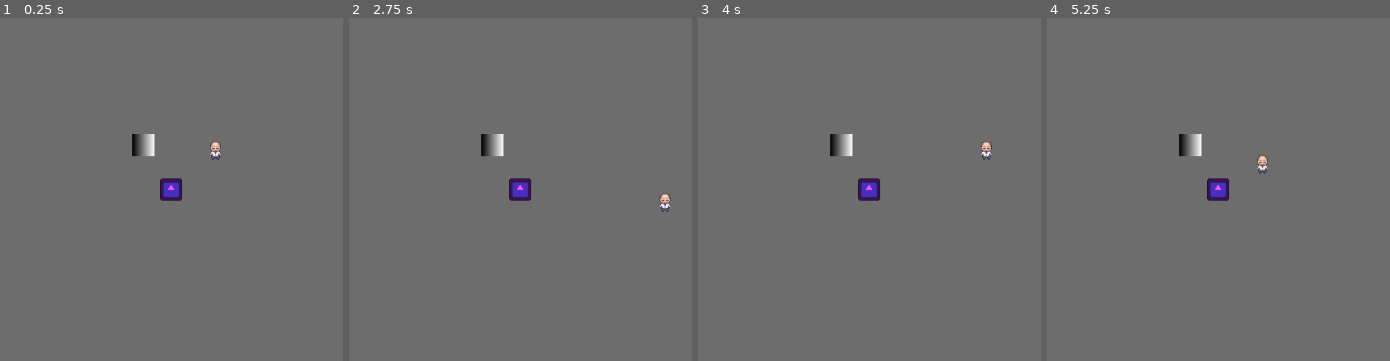
Above: before the commit, frames 1-4 (left to right).
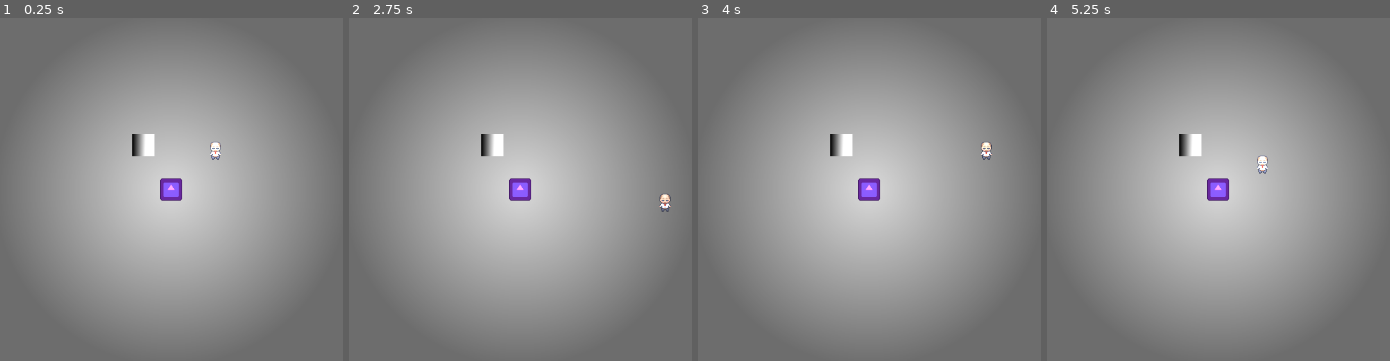
Above: after the commit, the same moments.

Repository: ChrisFlanTheMan/Busy-Work
Game: Godot game, scene res://main.tscn
Two runs of this game, one before a commit and one after it. Both use one fixed random seed, a clock stepped at 60 frames per second and the inputs below. The engine's default icon, where the game draws it, is replaced by a stand-in: a white triangle on a blue panel in a dark square.
Inputs:
- Up to frame 1 (0.25 s): no input
- Up to frame 2 (2.75 s): tap Enter at 0.5, 2 s; hold Right (Right) 0.53-1.28 s; tap Space at 1.25 s; hold Down (Down) 1.28-2.03 s; hold Right (Right) from 2.03 s (still down)
- Up to frame 3 (4 s): tap Space at 2.75 s; release Right (Right) at 2.78 s; hold Up (Up) 2.78-3.53 s; hold Left (Left) from 3.53 s (still down)
- Up to frame 4 (5.25 s): release Left (Left) at 5.03 s; hold Down (Down) from 5.03 s (still down)

The runs differ from the first frame. In frame 1, 50% of the frame differs, in the area x 10-90%, y 10-90%; in frame 2, 50%, in the area x 10-94%, y 10-90%; in frame 3, 50%; in frame 4, 50%.

Commit message:
add pointlight2d to enemy and texture

Diff:
--- a/enemy.tscn
+++ b/enemy.tscn
@@ -1,7 +1,8 @@
-[gd_scene load_steps=4 format=3 uid="uid://dtll4y64nibr6"]
+[gd_scene load_steps=5 format=3 uid="uid://mtbght8gsl76"]
 
 [ext_resource type="Texture2D" uid="uid://cioa4k5ruxny7" path="res://icon.svg" id="1_qqw0f"]
 [ext_resource type="Script" path="res://enemy.gd" id="1_ylmut"]
+[ext_resource type="Texture2D" path="res://assets/light.png" id="3_o8qp4"]
 
 [sub_resource type="RectangleShape2D" id="RectangleShape2D_47226"]
 size = Vector2(32, 32)
@@ -17,3 +18,6 @@
 
 [node name="CollisionShape2D" type="CollisionShape2D" parent="."]
 shape = SubResource("RectangleShape2D_47226")
+
+[node name="PointLight2D" type="PointLight2D" parent="."]
+texture = ExtResource("3_o8qp4")
Binary file added: assets/light.png
Not shown, added: assets/light.png.import
